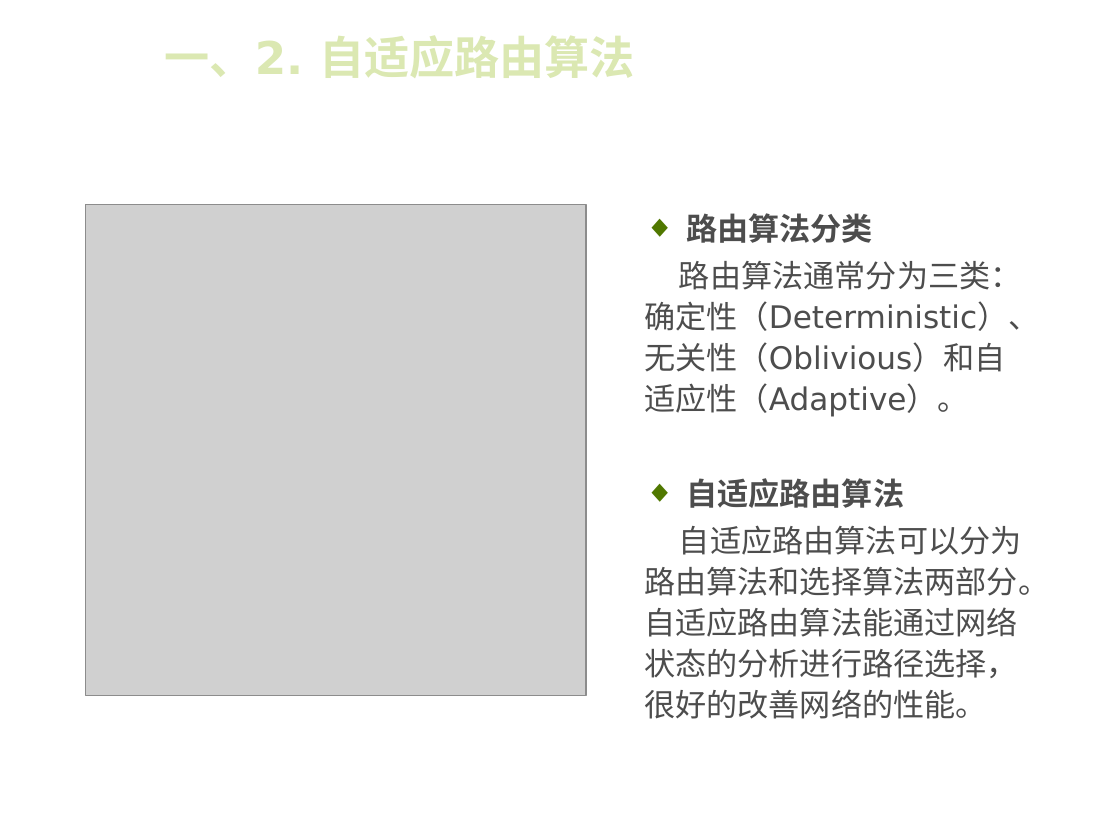
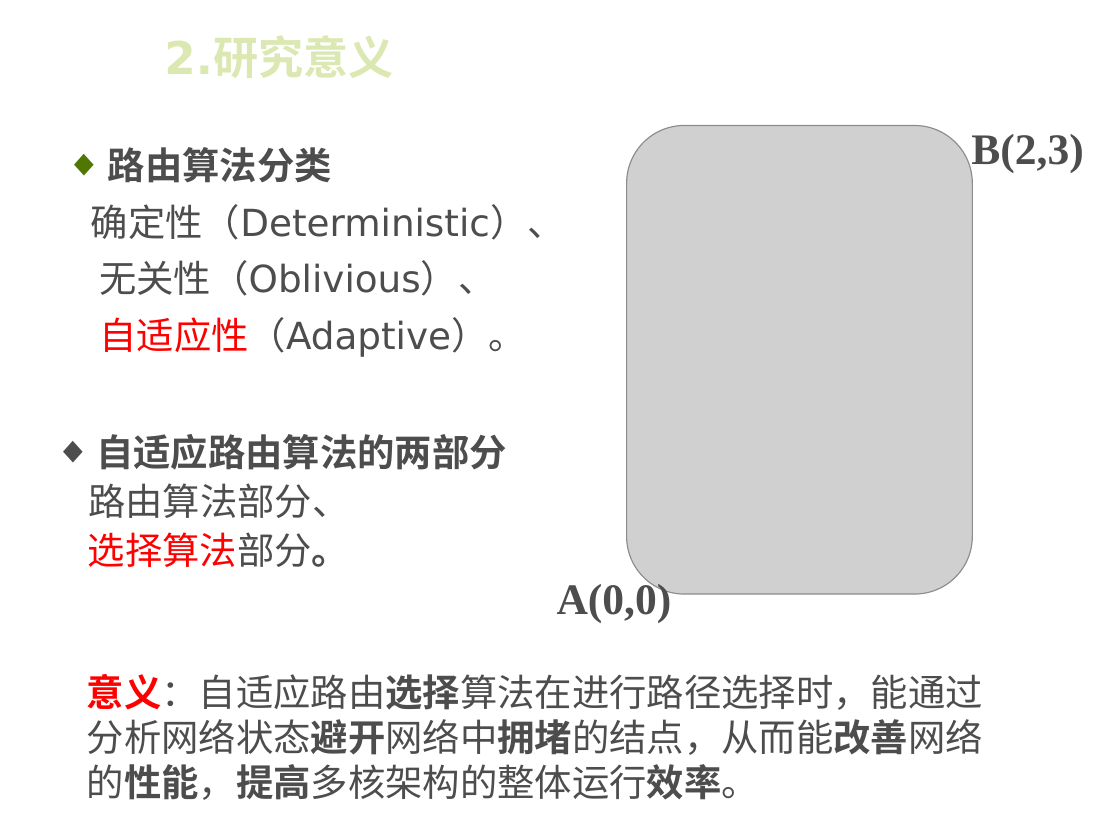
Before and after one commit to xixizai/gh01-Graduation, a slide deck: slide 4 of doc/答辩/JCQ的答辩ppt.pptx. Drawn at 1120x840 pixels with LibreOffice and Linux fonts; fonts in the diff are those of the drawing; grey boxes stand for pictures; background and template pictures are left out. Boxes give left, top, right and bottom in pixels: in the first picture for what was removed or moved away, otherwise in the second. Text is boxed around its words. In the diff, an @@ line names an element or a change of style, - is before the commit and + after.

```diff
--- a/doc/答辩/JCQ的答辩ppt.pptx
+++ b/doc/答辩/JCQ的答辩ppt.pptx
@@ text "路由算法分类": place and size @@
-text "路由算法分类" at (644,213,1049,719)
+text "路由算法分类" at (91,147,565,357)
@@ text at (108,147,332,183): size 20 to 24 pt in "路由算法分类" @@
@@ picture: place and size @@
-picture at (86,205,587,696)
+picture at (627,125,973,594)
@@ text added at (971,134,1083,173), 28 pt, text #4D4D4D, bold @@
+B(2,3)
@@ text at (91,204,565,357): text changed; size 20 to 24 pt @@
-路由算法通常分为三类：确定性（Deterministic）、无关性（Oblivious）和自适应性（Adaptive）。
-◆ 自适应路由算法
-自适应路由算法可以分为路由算法和选择算法两部分。自适应路由算法能通过网络状态的分析进行路径选择，很好的改善网络的性能。
+确定性（Deterministic）、
+无关性（Oblivious）、
+自适应性（Adaptive）。
@@ text added at (88,434,507,567), 24 pt, text #4D4D4D @@
+◆ 自适应路由算法的两部分
+路由算法部分、
+选择算法部分。
@@ text added at (557,580,672,623), 28 pt, text #4D4D4D, bold @@
+A(0,0)
@@ title at (87,674,983,710): text changed @@
-一、2. 自适应路由算法
+2.研究意义
@@ text added at (87,674,983,800), 24 pt, text #4D4D4D @@
+意义：自适应路由选择算法在进行路径选择时，能通过分析网络状态避开网络中拥堵的结点，从而能改善网络的性能，提高多核架构的整体运行效率。
@@ text removed at (21,776,333,816) @@
-Company Logo
```
Also in this commit, not shown: 6 other slides changed, 8 slides added, 14 slides removed.
